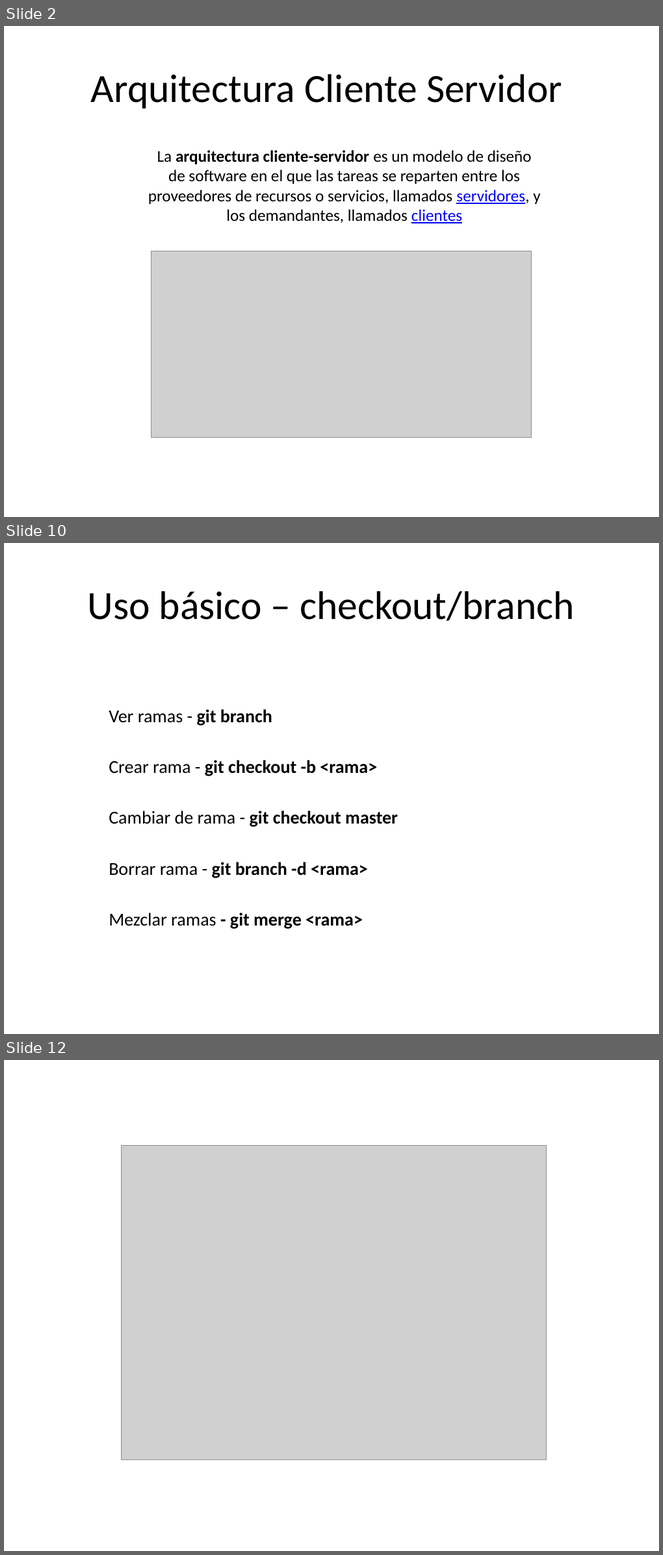
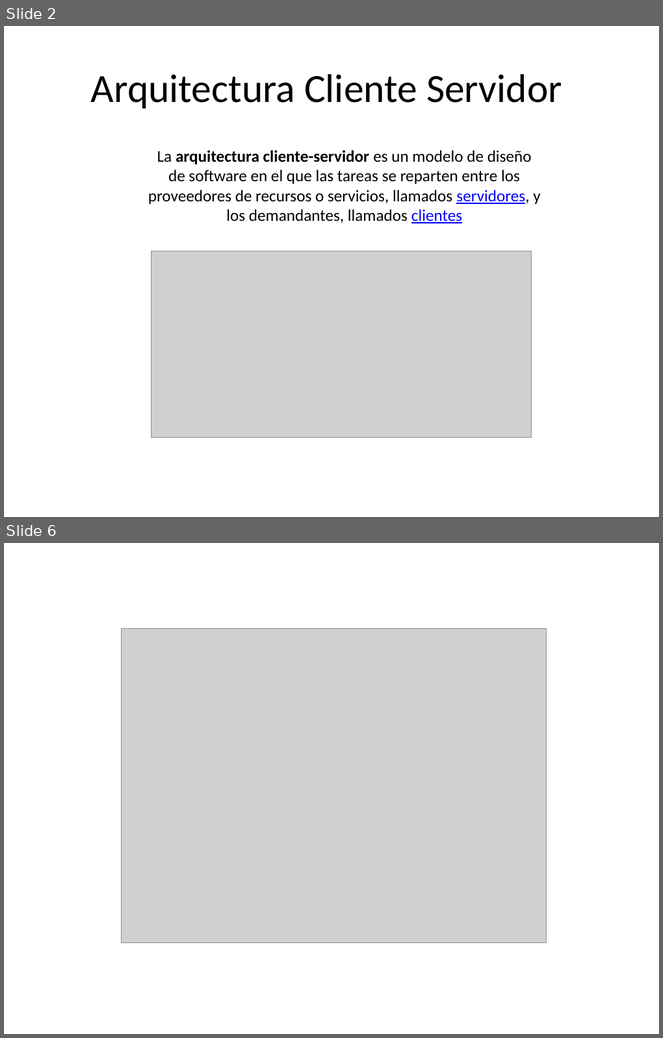
Before and after one commit to ceta-project/materiales, a slide deck: Ceta-02-CS-Http.pptx. Shown one above the other, each under a label of ours: slides 2, 10 and 12 before the commit, slides 2 and 6 after it; the slides between them are not shown. The pictures are 663x1555 and 663x1038 pixels, drawn with LibreOffice and Linux fonts; fonts in the diff are those of the drawing; grey boxes stand for pictures. Boxes give left, top, right and bottom in pixels: in the first picture for what was removed or moved away, otherwise in the second. Text is boxed around its words. In the diff, an @@ line names an element or a change of style, - is before the commit and + after.

```diff
--- a/Ceta-02-CS-Http.pptx
+++ b/Ceta-02-CS-Http.pptx
@@ slide 10 removed at [4, 543, 659, 1034], background #FFFFFF @@
@@ title removed at [88, 591, 575, 621] @@
-Uso básico – checkout/branch
@@ text removed at [109, 709, 398, 929] @@
-Ver ramas - git branch
-Crear rama - git checkout -b <rama>
-Cambiar de rama - git checkout master
-Borrar rama - git branch -d <rama>
-Mezclar ramas - git merge <rama>
@@ what was slide 12 is now slide 6 @@
```
Also in this commit, not shown: 2 slides changed, 1 slide added, 6 other slides removed, 1 other file.
